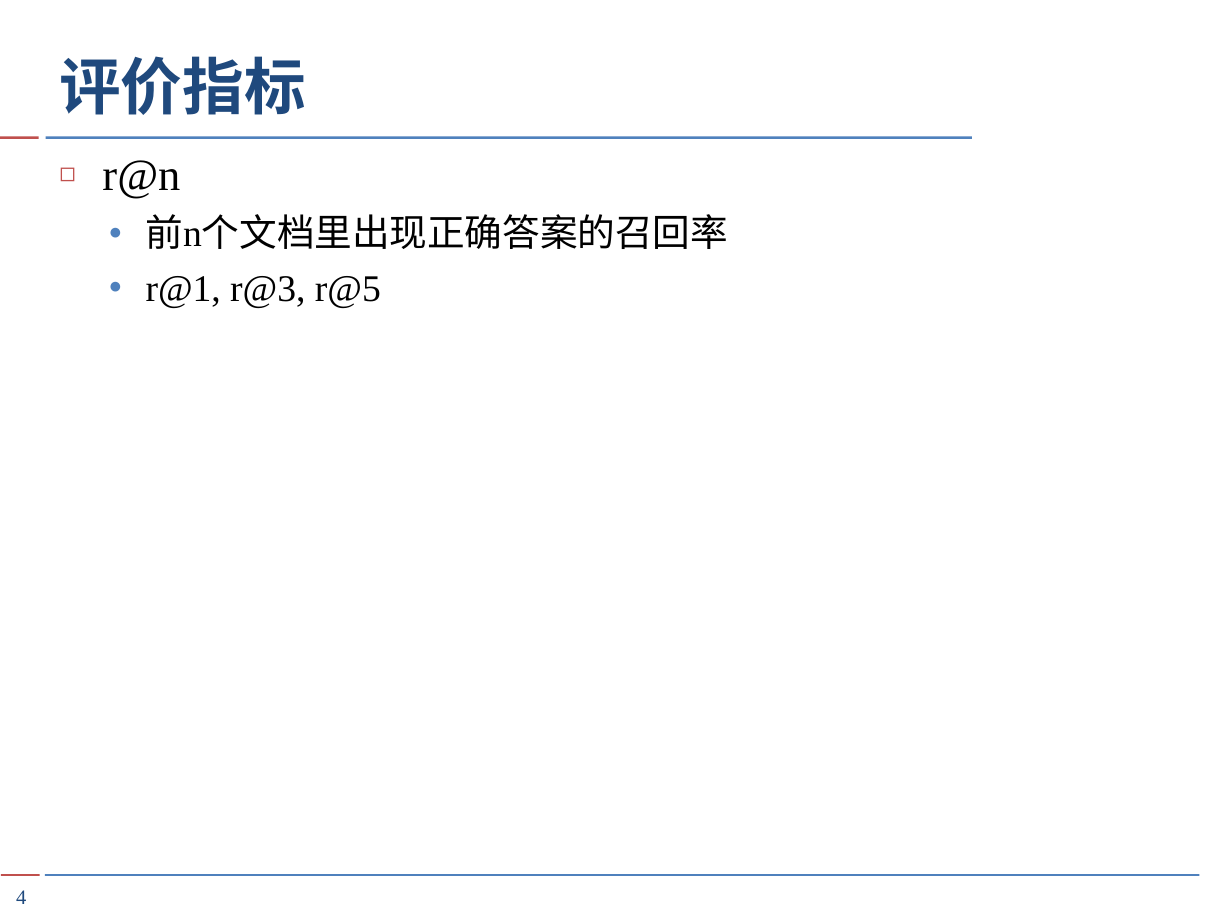
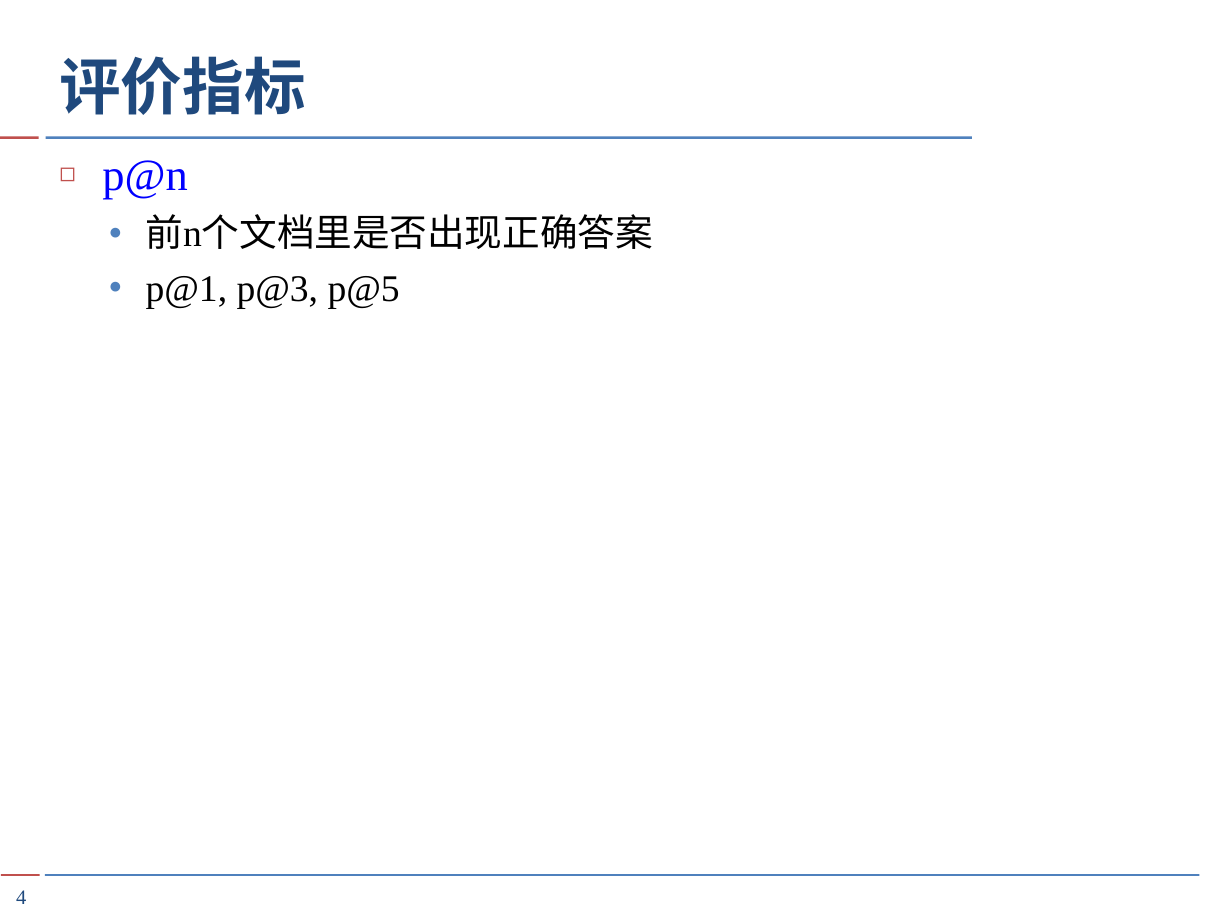
Before and after one commit to HMJW/hmjw.github.io, a slide deck: slide 4 of src/2020-9-3-text-ranker/TextRanker.pptx. Drawn at 1232x924 pixels with LibreOffice and Linux fonts; fonts in the diff are those of the drawing. Boxes give left, top, right and bottom in pixels: in the first picture for what was removed or moved away, otherwise in the second. Text is boxed around its words. In the diff, an @@ line names an element or a change of style, - is before the commit and + after.

Commit message:
TextRanker ppt

```diff
--- a/src/2020-9-3-text-ranker/TextRanker.pptx
+++ b/src/2020-9-3-text-ranker/TextRanker.pptx
@@ text at <box>102,160,653,309</box>: text changed @@
-◻ r@n
-  ● 前n个文档里出现正确答案的召回率
-  ● r@1, r@3, r@5
+◻ p@n
+  ● 前n个文档里是否出现正确答案
+  ● p@1, p@3, p@5
```
Also in this commit, not shown: 12 other slides changed.
